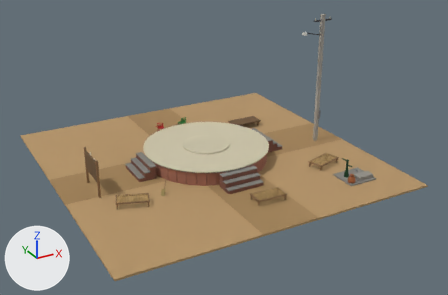
The glTF model public/assets/models/chaupal_v2.glb as it was, and as the next commit left it.
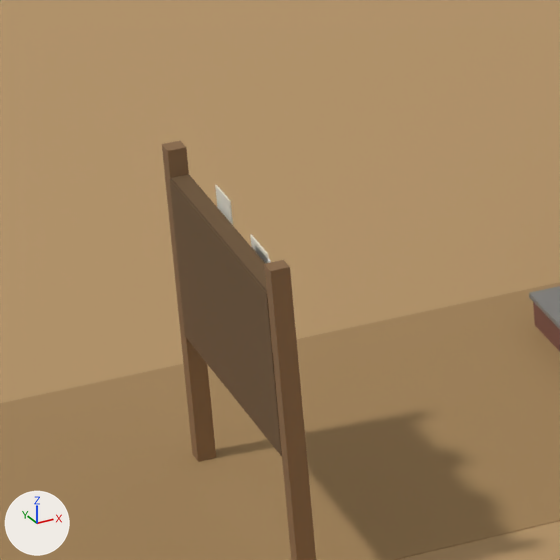
The first picture shows the older version from a camera (50 mm lens) standing at (-17.2, -33.6, 17.3) and looking at (0.4, -1.7, 1.4). The close-ups show the older and then the newer version on the part from 15% to 29% of the width and 44% to 66% of the height of that picture. Only the edits that show in the close-ups are written down. Lighting does not change. The marker at lower left points along +X, +Y and +Z. Where no turn or scale is listed for an object, it has been applied to the vertices. Vertices at exactly the same position are counted once.

Script lines for the objects in view, before the commit:
```python
me_cot_leg = bpy.data.meshes.new('cot_leg')
me_cot_leg.from_pydata(...)  # 312 vertices, 492 faces; spans x -1.0..1.0, y -0.77..0.77, z -0.16..0.16
me_cot_leg.materials.append(mat_hb_props)
me_patch = bpy.data.meshes.new('patch')
me_patch.from_pydata(...)  # 2358 vertices, 4216 faces; spans x -10.0..10.0, y -10.0..10.0, z -4.5..4.5
me_patch.materials.append(mat_hb_main)
ob_hb_main = bpy.data.objects.new('hb_main', me_patch)
ob_hb_main.location = (0.0, 0.0, 4.46)
ob_hb_props = bpy.data.objects.new('hb_props', me_cot_leg)
ob_hb_props.location = (-0.405, -1.551, 1.196)
ob_hb_props.scale = (7.67, 7.67, 7.67)
```
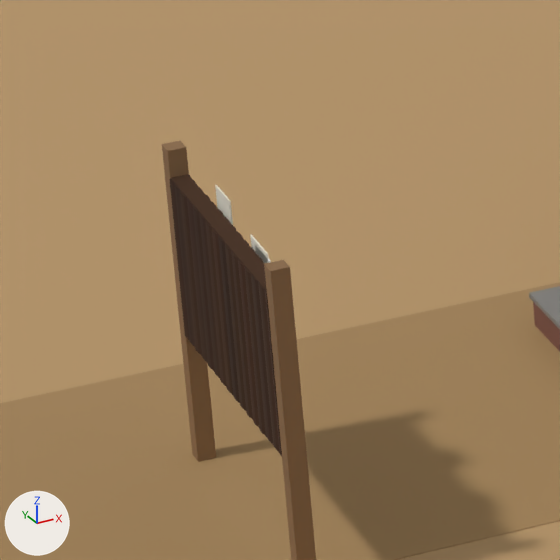
Boxes (x1, y1, x2, y2) around the edits, measured in the close-ups (560 x 560 px):
'hb_props', reshaped, rescaled: (162, 141, 316, 560) in both
part 1 of me_cot_leg, added (brown): after (172, 175, 281, 455)
part 2 of me_cot_leg, recoloured: before (189, 175, 265, 263); after (187, 338, 280, 453)

The change, as a diff of the scene's bpy script:
```diff
--- a/public/assets/models/chaupal_v2.glb.py
+++ b/public/assets/models/chaupal_v2.glb.py
@@ me_cot_leg @@
 # used by ob_hb_props; location = (-0.405, -1.551, 1.196); scale = (7.67, 7.67, 7.67)
-me_cot_leg.from_pydata(...)  # 312 vertices, 492 faces; spans x -1.0..1.0, y -0.77..0.77, z -0.16..0.16
+me_cot_leg.from_pydata(...)  # 672 vertices, 1212 faces; spans x -1.0..1.0, y -0.77..0.77, z -0.16..0.16
+# me_cot_leg part 1: 236 vertices added at x -1.0..-0.98, y -0.03..0.23, z -0.02..0.13
+# me_cot_leg part 2: 28 kept faces spanning x -1.0..0.87, y -0.04..0.77, z -0.11..0.13 get new vertex colours; the middle colour goes from brown #6b5036 to brown #40230d
+# other edits to the shape of me_cot_leg do not show in these pictures
 me_cot_leg.materials.append(mat_hb_props)
```
